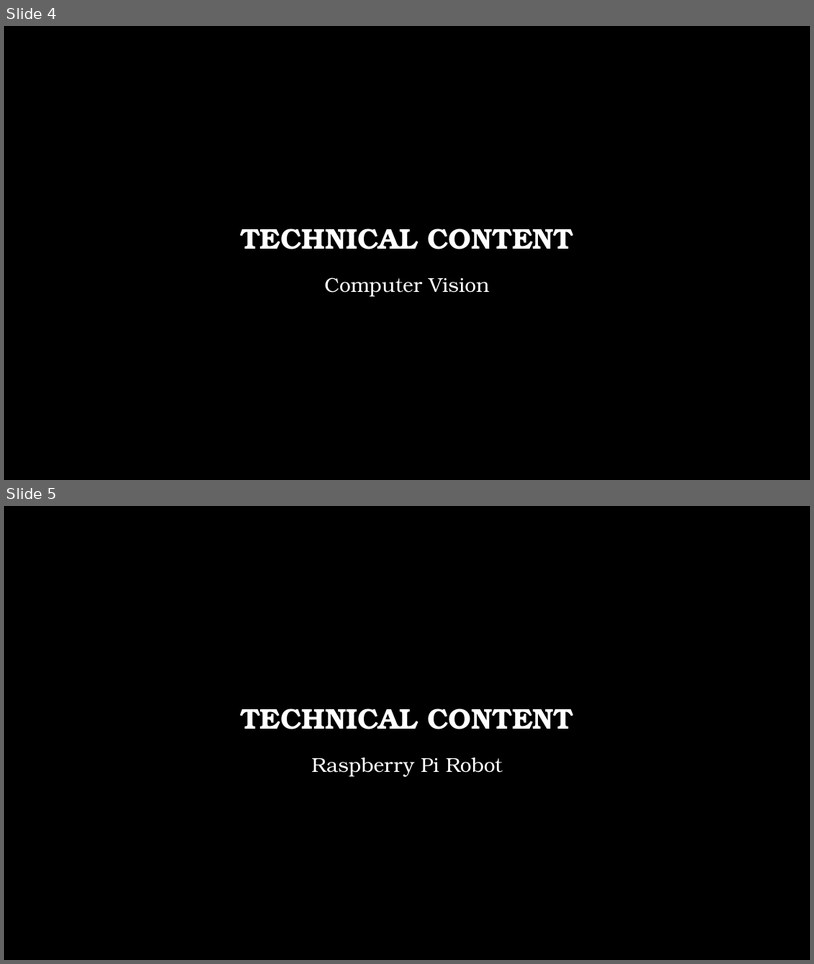
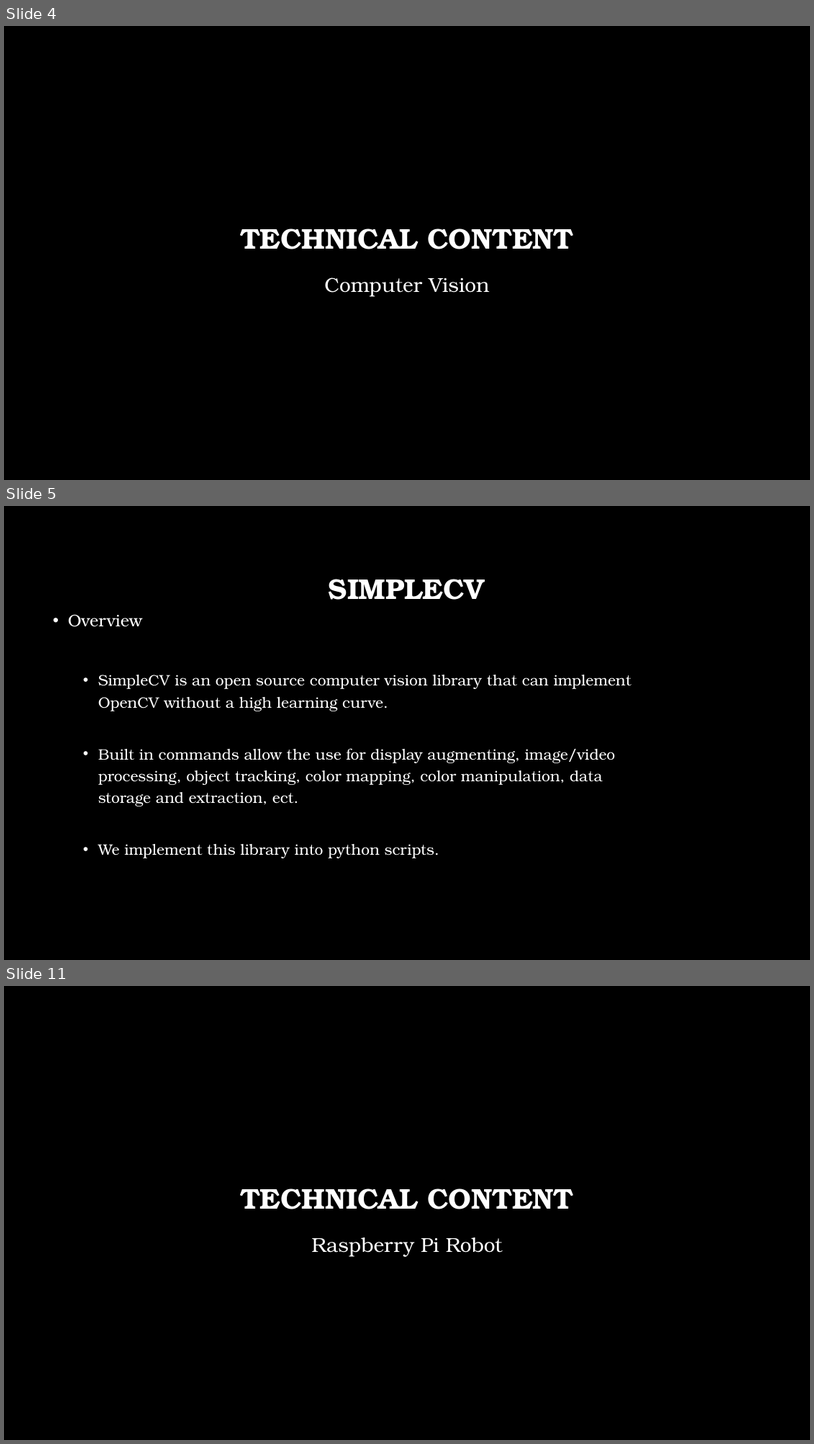
Before and after one commit to james-massey/AdvancedReality, a slide deck: 403 Final presentation.pptx. Shown one above the other, each under a label of ours: slides 4 and 5 before the commit, slides 4, 5 and 11 after it; the slides between them are not shown. The pictures are 814x964 and 814x1444 pixels, drawn with LibreOffice and Linux fonts; fonts in the diff are those of the drawing; background and template pictures are left out. Boxes give left, top, right and bottom in pixels: in the first picture for what was removed or moved away, otherwise in the second. Text is boxed around its words. In the diff, an @@ line names an element or a change of style, - is before the commit and + after.

Commit message:
CV
Added Computer Vision slides

```diff
--- a/403 Final presentation.pptx
+++ b/403 Final presentation.pptx
@@ slide 5 added at box(4, 506, 810, 960), background picture (left out) @@
@@ title added at box(329, 579, 485, 600), 34 pt, text #FFFFFF, bold @@
+SIMPLECV
@@ text added at box(68, 614, 632, 858), 18 pt, text #FFFFFF @@
+• Overview
+  • SimpleCV is an open source computer vision library that can implement OpenCV without a high learning curve.
+  • Built in commands allow the use for display augmenting, image/video processing, object tracking, color mapping, color manipulation, data storage and extraction, ect.
+  • We implement this library into python scripts.
@@ what was slide 5 is now slide 11 @@
```
Also in this commit, not shown: 5 other slides added.
